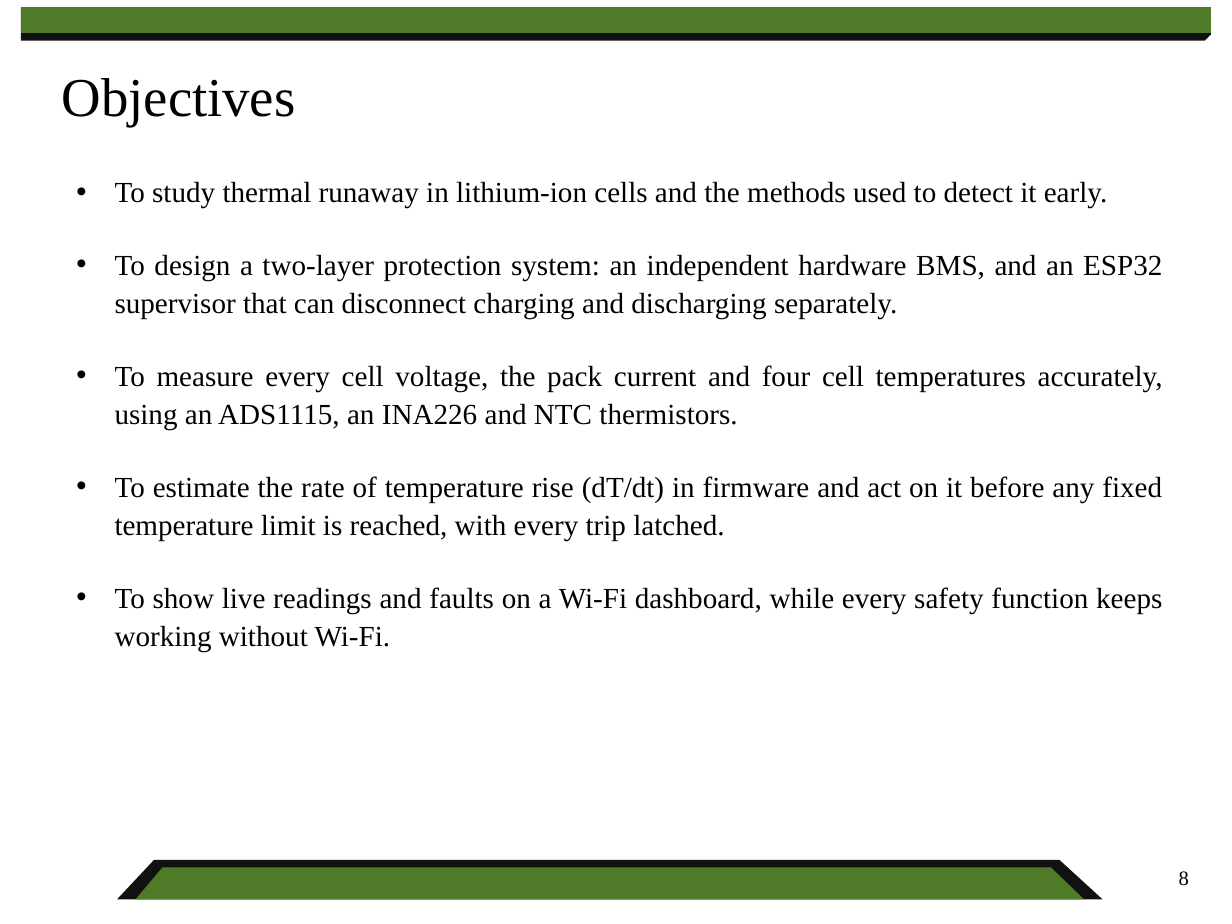
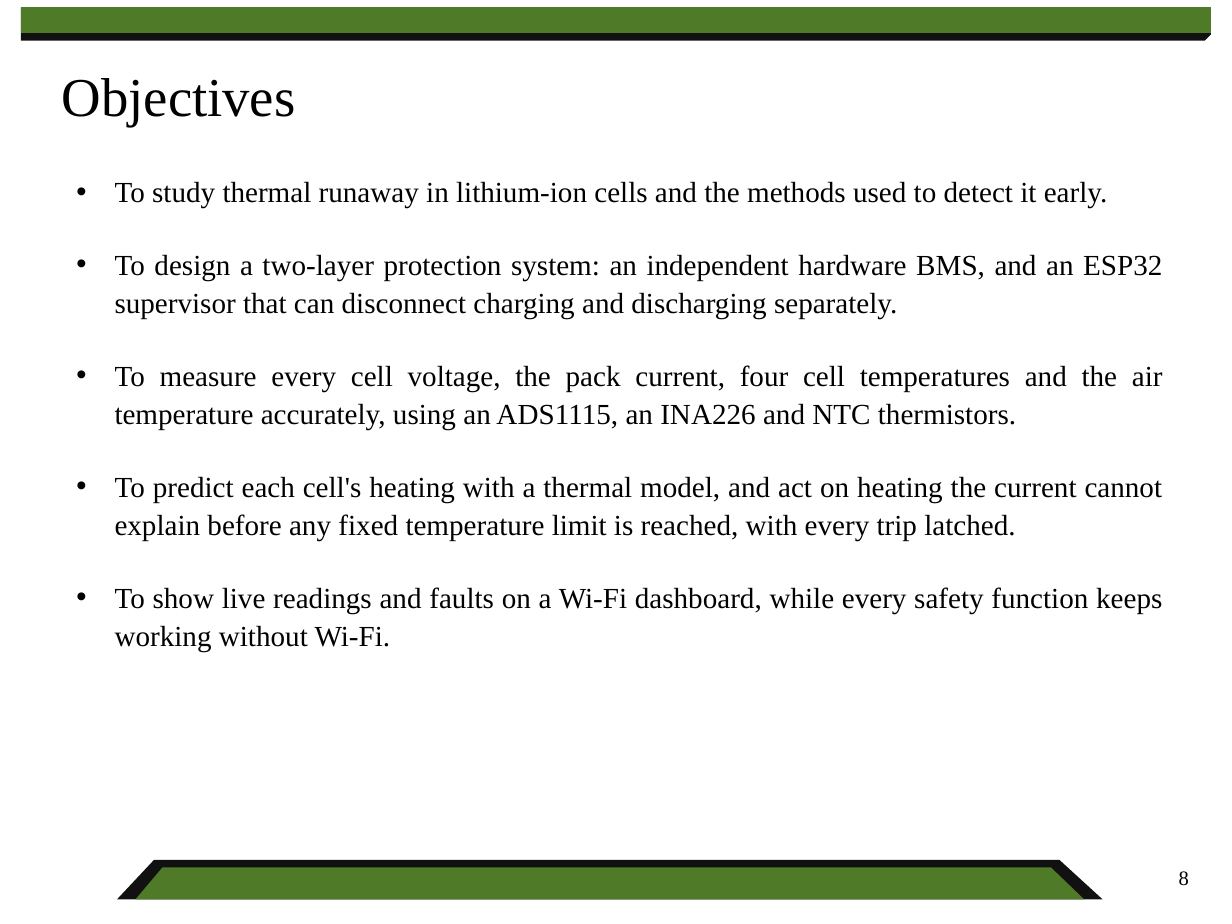
Before and after one commit to KiranPranay/moosi-bms, a slide deck: slide 8 of docs/reviews/first-review/Predictive_BMS_First_Review.pptx. Drawn at 1232x924 pixels with LibreOffice and Linux fonts; fonts in the diff are those of the drawing. Boxes give left, top, right and bottom in pixels: in the first picture for what was removed or moved away, otherwise in the second. Text is boxed around its words. In the diff, an @@ line names an element or a change of style, - is before the commit and + after.

```diff
--- a/docs/reviews/first-review/Predictive_BMS_First_Review.pptx
+++ b/docs/reviews/first-review/Predictive_BMS_First_Review.pptx
@@ text at [115,365,1163,541]: text changed @@
-• To measure every cell voltage, the pack current and four cell temperatures accurately, using an ADS1115, an INA226 and NTC thermistors.
-• To estimate the rate of temperature rise (dT/dt) in firmware and act on it before any fixed temperature limit is reached, with every trip latched.
+• To measure every cell voltage, the pack current, four cell temperatures and the air temperature accurately, using an ADS1115, an INA226 and NTC thermistors.
+• To predict each cell's heating with a thermal model, and act on heating the current cannot explain before any fixed temperature limit is reached, with every trip latched.
```
Also in this commit, not shown: 3 other slides changed, 11 other files.
